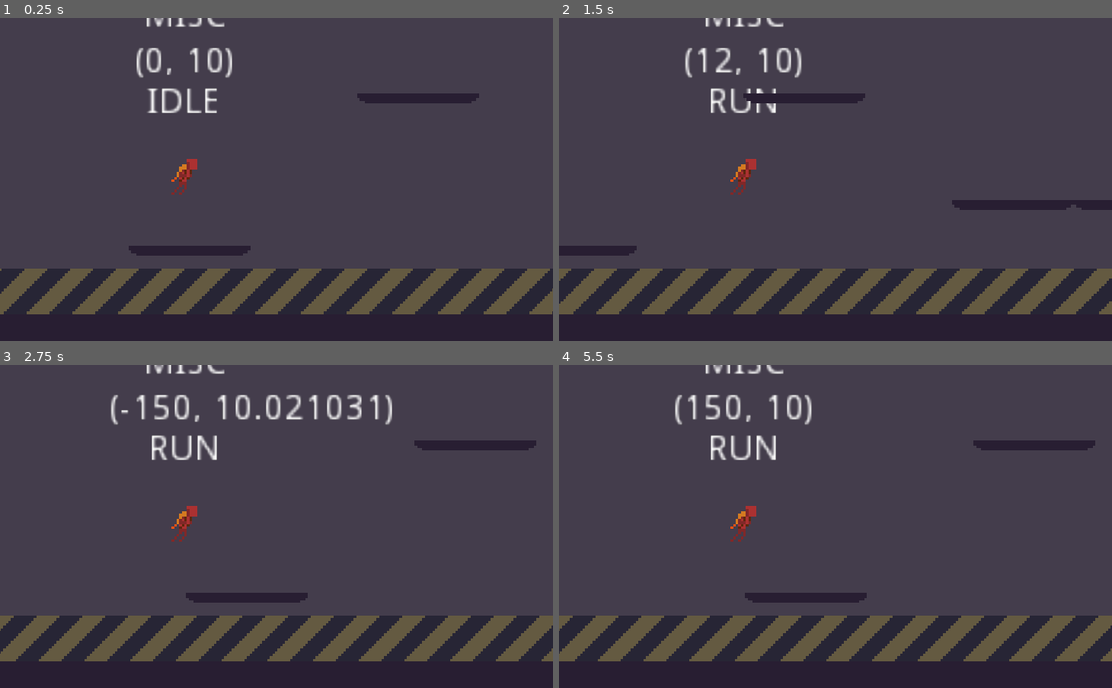
Above: before the commit, frames 1-4 (two rows, left to right).
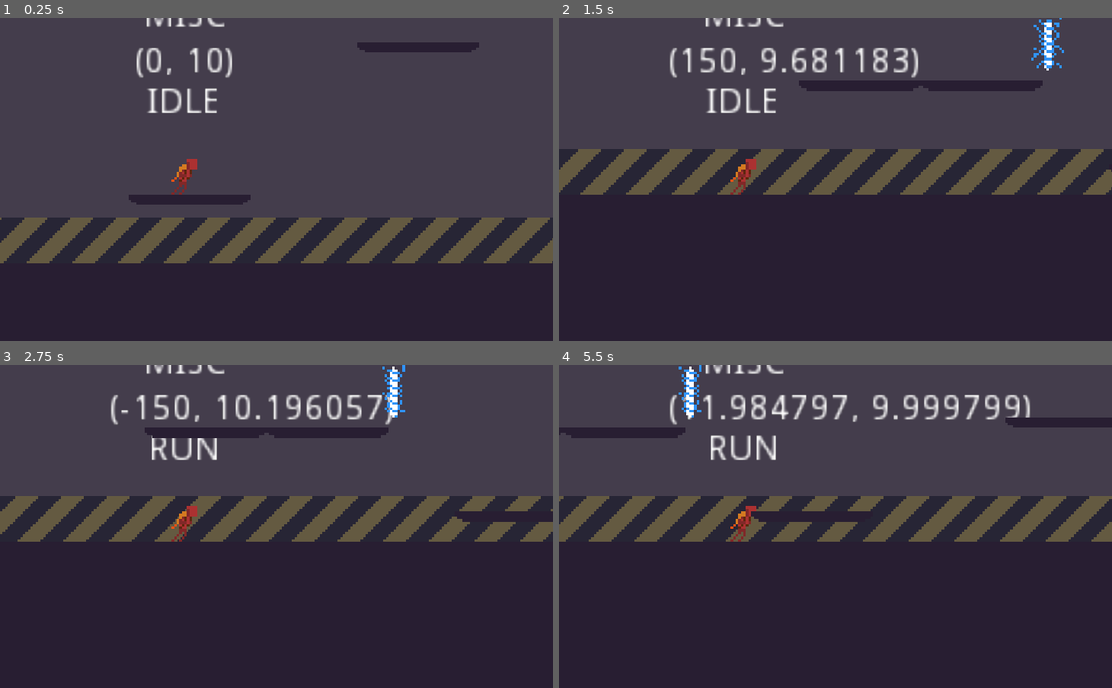
Above: after the commit, the same moments.

Repository: Wes-Ray/Jetpack-Jaywalker
Game: Godot game, scene res://Main.tscn
Same seed, same stepped clock (60 frames per second), same inputs: the game is played once before the commit and once after it.
Inputs:
- Up to frame 1 (0.25 s): no input
- Up to frame 2 (1.5 s): tap Enter at 0.5 s; hold D (move_right) from 0.53 s (still down); tap Space (move_jump) at 0.77 s
- Up to frame 3 (2.75 s): tap Space (move_jump) at 1.52 s; release D (move_right) at 2.03 s; hold A (move_left) from 2.03 s (still down)
- Up to frame 4 (5.5 s): release A (move_left) at 2.78 s; hold D (move_right) 2.78-4.28 s; tap Space (move_jump) at 3.02, 3.77, 4.52 s; hold A (move_left) 4.28-5.03 s; hold D (move_right) from 5.03 s (still down)

The runs differ from the first frame. In frame 1, 25% of the frame differs, in the area x 0-100%, y 7-92%; in frame 2, 47%; in frame 3, 46%; in frame 4, 48%, in the area x 0-100%, y 0-92%.

Commit message:
fix 2?

Diff:
--- a/Player/Player.tscn
+++ b/Player/Player.tscn
@@ -4,6 +4,8 @@
 [ext_resource path="res://Player/jetpacker.png" type="Texture" id=2]
 
 [sub_resource type="CapsuleShape2D" id=1]
+radius = 3.0
+height = 6.0
 
 [node name="Player" type="KinematicBody2D"]
 script = ExtResource( 1 )
--- a/World/Platform.tscn
+++ b/World/Platform.tscn
@@ -3,7 +3,7 @@
 [ext_resource path="res://platform.png" type="Texture" id=1]
 
 [sub_resource type="RectangleShape2D" id=1]
-extents = Vector2( 96, 8 )
+extents = Vector2( 24, 2 )
 
 [node name="Platform" type="StaticBody2D"]
 
